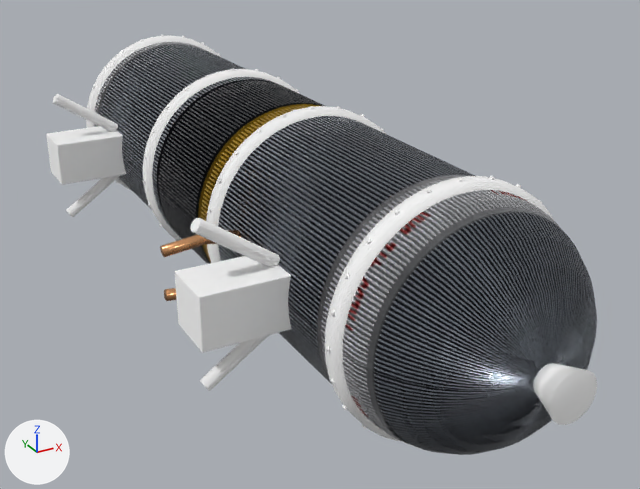
Before and after pictures for a commit that changed the glTF model models/mod_external_drop_tank.glb.
One viewpoint serves both versions: a 50 mm camera at (-6.73, -14.11, 5.72) aimed at (0.48, -1.0, -0.84). Arrows for +X, +Y and +Z are at lower left; the lights stay in place. The first picture is the older version. Where no turn or scale is listed for an object, it has been applied to the vertices.

The first picture shows 'DropTank_Body', 'DropTank_Cryo_Feed', 'DropTank_Hardware', 'DropTank_Pylon_Truss'.
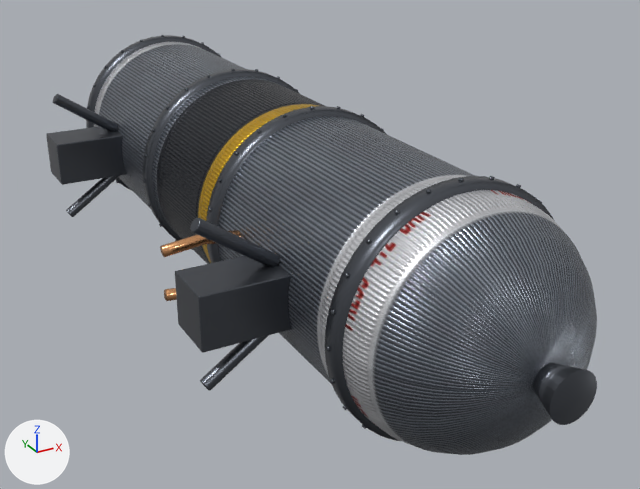
What changed in the scene script:
```text
Add img_tank_orm:
    img_tank_orm = load_image('tank_orm', '_unpacked/tank_orm', 2048, 1024, 'Non-Color')
Add img_tank_bump_nrm:
    img_tank_bump_nrm = load_image('tank_bump_nrm', '_unpacked/tank_bump_nrm', 2048, 1024, 'Non-Color')
Change mat_mat_droptank_corrugated:
    remove n3 = _N.new('ShaderNodeMath'); n3.name = 'Math'
    remove n3.operation = 'MULTIPLY'
    remove n3.inputs[1].default_value = 0.78  # 'Value'
    where n5 = _N.new('ShaderNodeTexImage'); n5.name = 'Image Texture.001'
    n5.image: img_tank_roughness -> img_tank_orm
    where n7 = _N.new('ShaderNodeTexImage'); n7.name = 'Image Texture.002'
    n7.image: img_tank_bump -> img_tank_bump_nrm
    where n0 = _N.new('ShaderNodeBsdfPrincipled'); n0.name = 'Principled BSDF'
    where n4 = _N.new('ShaderNodeSeparateColor'); n4.name = 'Separate Color'
    remove _L.new(n3.outputs[0], n0.inputs[1])  # 'Value' to 'Metallic'
    remove _L.new(n4.outputs[2], n3.inputs[0])  # 'Blue' to 'Value'
    add _L.new(n4.outputs[2], n0.inputs[1])  # 'Blue' to 'Metallic'
Change mat_mat_gunmetal_structural:
    mat_mat_gunmetal_structural.base_color: (1.0, 1.0, 1.0) -> (0.11, 0.12, 0.14)  # white #ffffff -> dark grey #5d6169
    mat_mat_gunmetal_structural.roughness: 1.0 -> 0.33
```

Pixel boxes [x1, y1, x2, y2] of what changed, in the pictures (640 x 489 px):
'DropTank_Body', surface changed (lighter)
    both: [94, 42, 597, 453]
'DropTank_Hardware', recoloured, surface changed
    both: [86, 35, 597, 441]
'DropTank_Pylon_Truss', recoloured, surface changed (white to dark grey)
    both: [46, 94, 292, 391]
